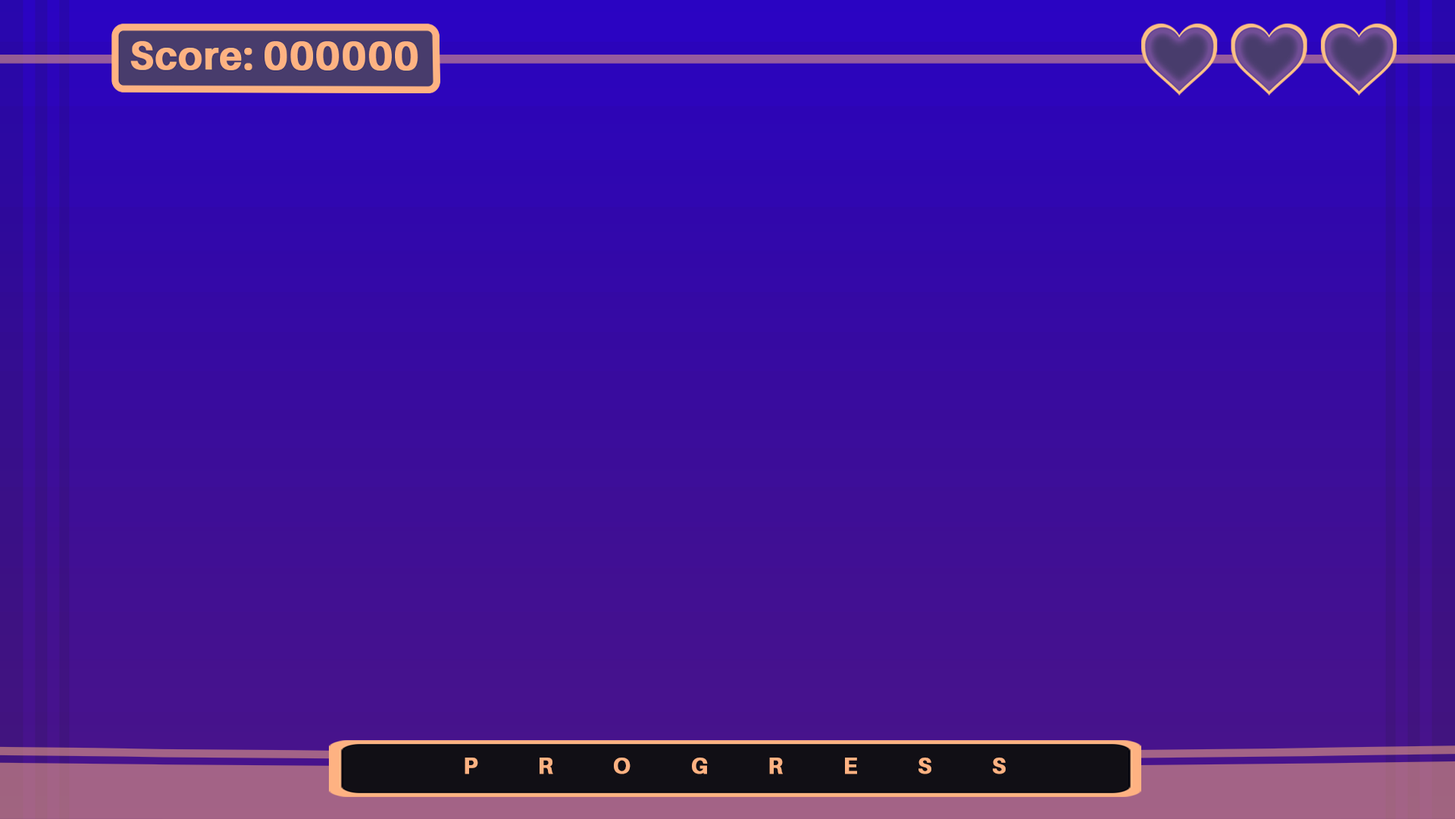
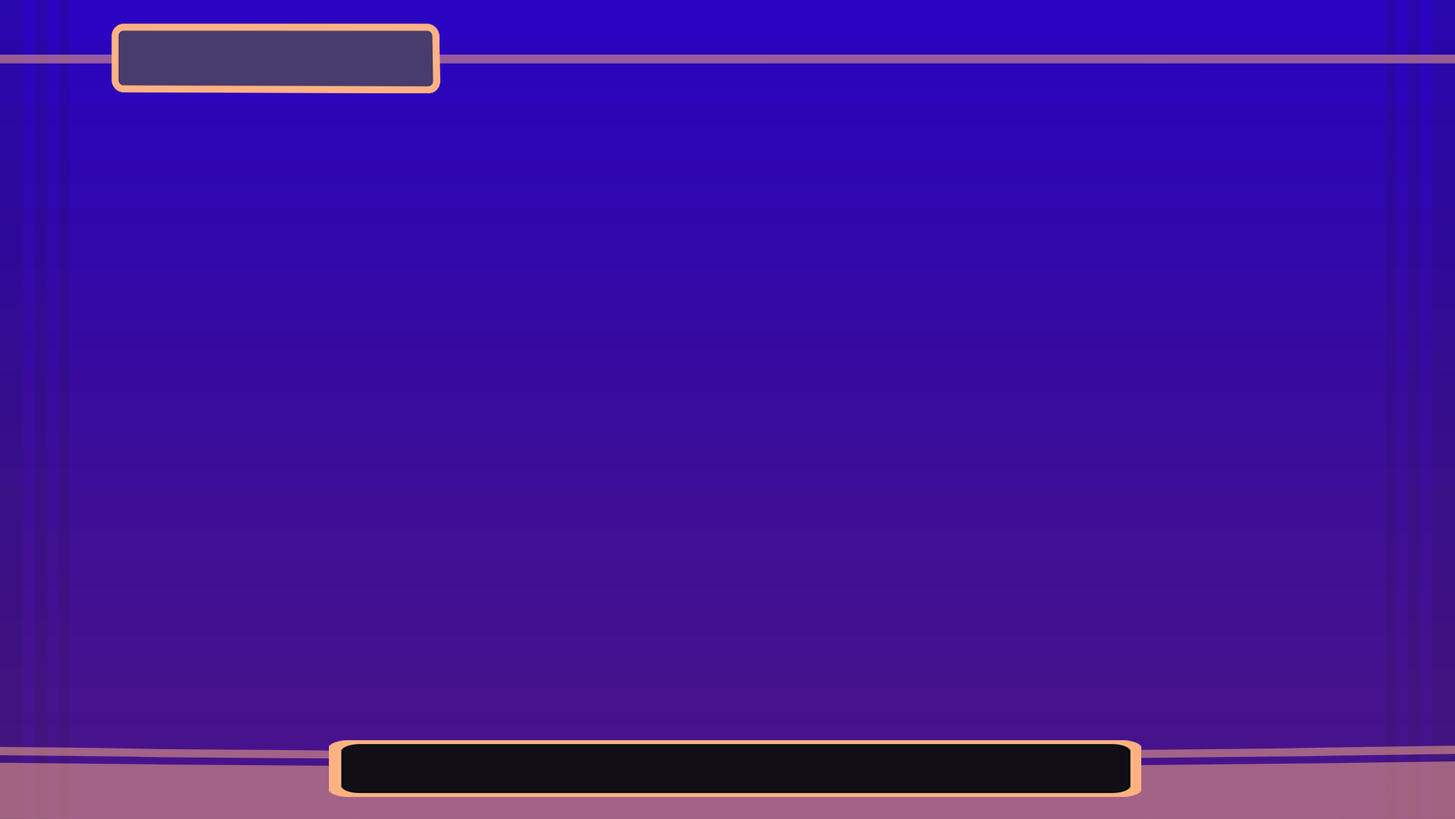
Layered file, before and after one edit (w=1455, h=819). Changes by layer:
painted on "Progress" over bbox(464, 757, 1006, 774)
painted on "Score" over bbox(129, 40, 420, 73)
removed layer "Life" from group "Artboard 1" over bbox(1141, 23, 1397, 96)
